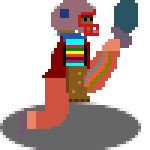
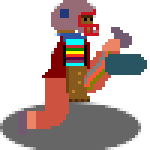
The second 150x150 image is a revision of the first. Changes to its layers:
painted on "Background" over box(105, 0, 147, 75)
